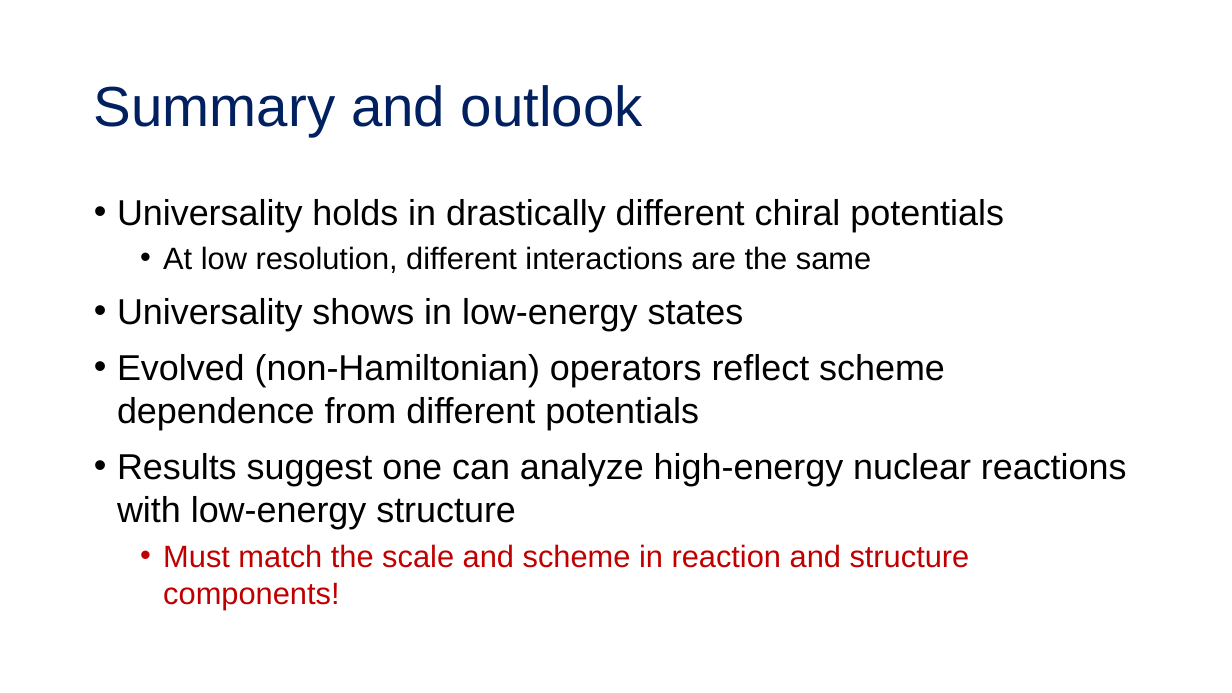
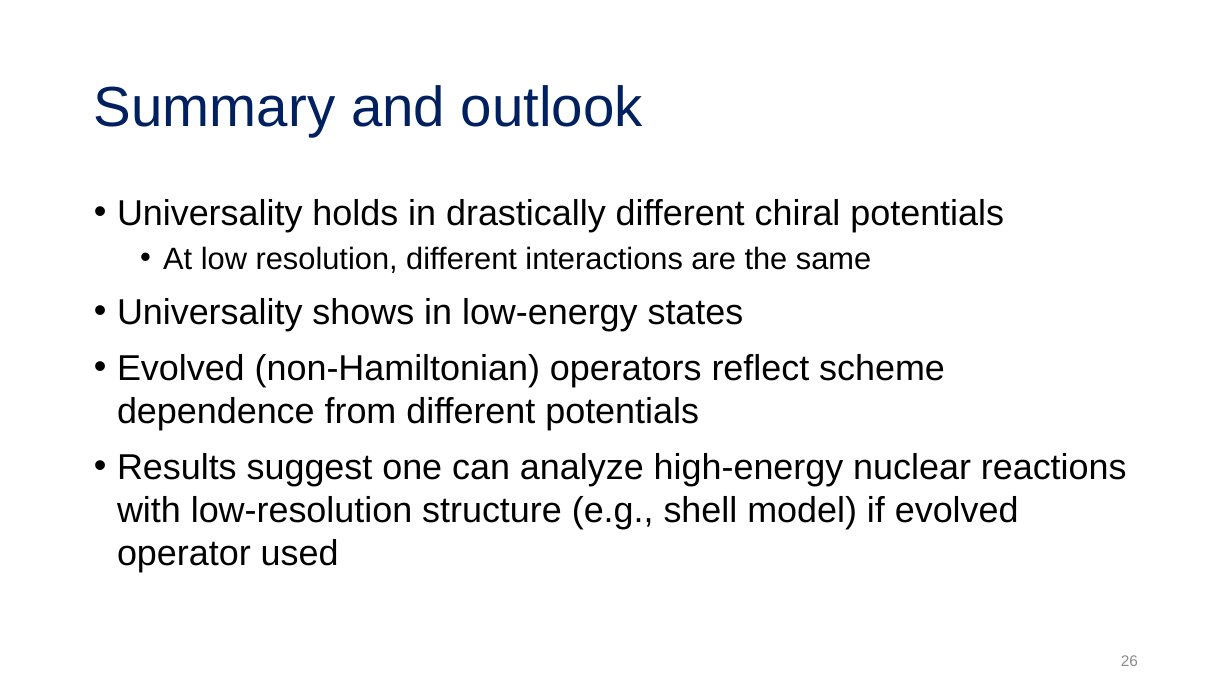
Before and after one commit to tropiano4/tropiano-srg, a slide deck: slide 26 of Presentations/NUCLEI_June2020/tropiano_nuclei_2020.pptx. Drawn at 1232x693 pixels with LibreOffice and Linux fonts; fonts in the diff are those of the drawing. Boxes give left, top, right and bottom in pixels: in the first picture for what was removed or moved away, otherwise in the second. Text is boxed around its words. In the diff, an @@ line names an element or a change of style, - is before the commit and + after.

```diff
--- a/Presentations/NUCLEI_June2020/tropiano_nuclei_2020.pptx
+++ b/Presentations/NUCLEI_June2020/tropiano_nuclei_2020.pptx
@@ text at (117,453,1127,572): text changed @@
-• Results suggest one can analyze high-energy nuclear reactions with low-energy structure
-  • Must match the scale and scheme in reaction and structure components!
+• Results suggest one can analyze high-energy nuclear reactions with low-resolution structure (e.g., shell model) if evolved operator used
@@ page number added at (1121,655,1138,666), 12 pt, text #8C8C8C @@
+26
```
Also in this commit, not shown: 26 other slides changed.
